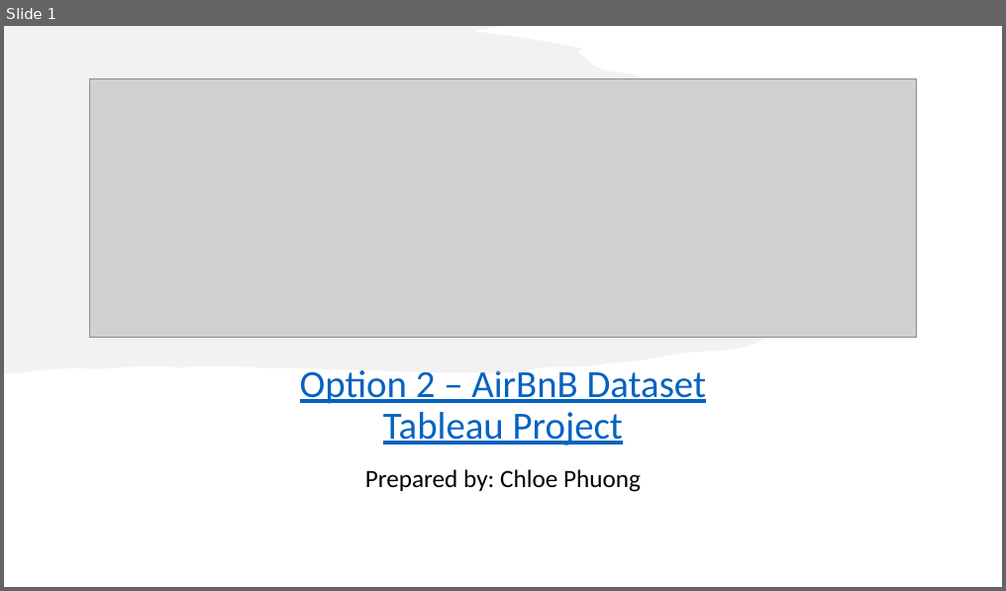
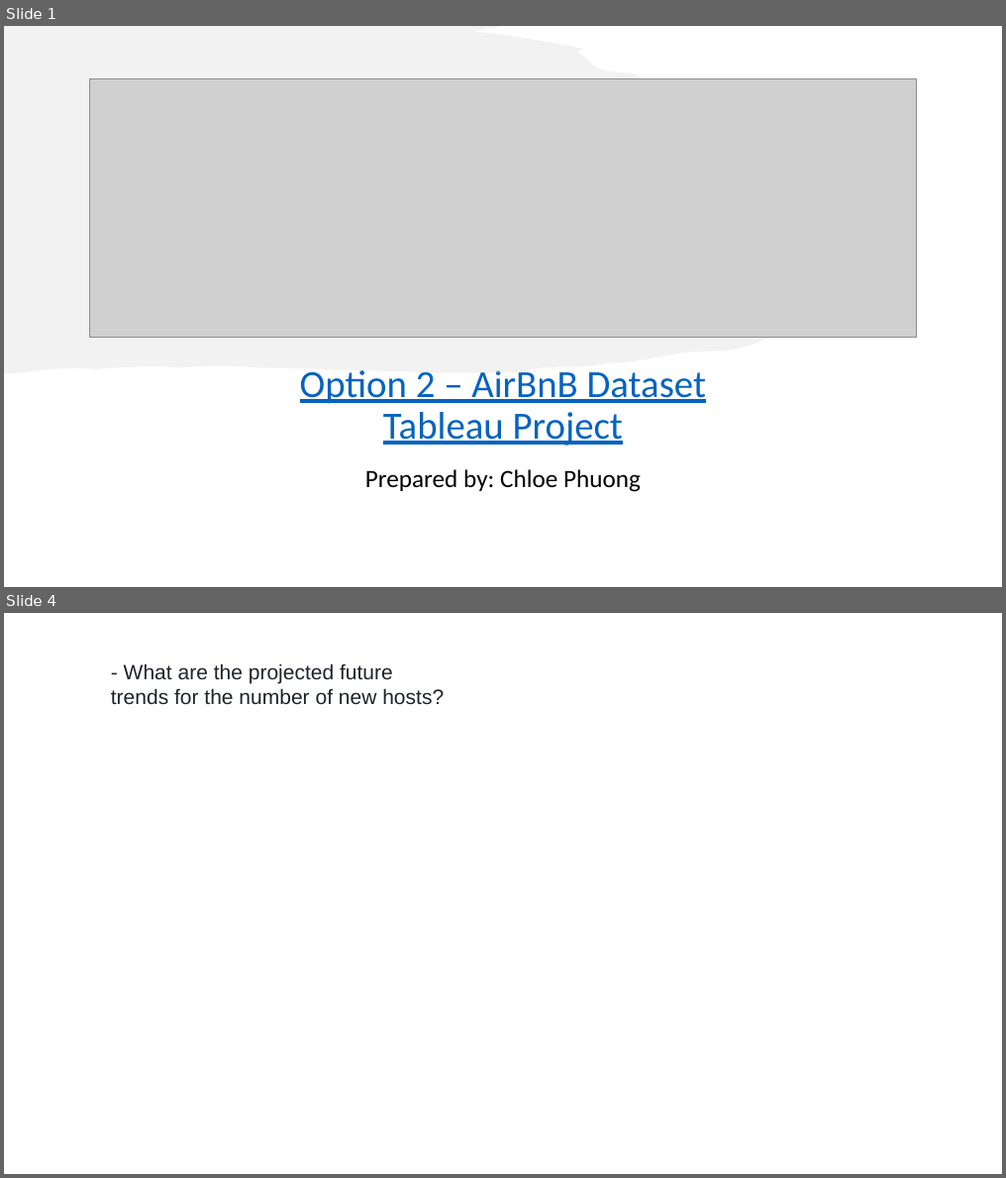
Before and after one commit to chloephuong/LHL-Final-Project-Tableau, a slide deck: Tableau Presentation File - Option 2 - AirBnB Dataset - Chloe Phuong.pptx. Shown one above the other, each under a label of ours: slide 1 before the commit, slides 1 and 4 after it; the slides between them are not shown. The pictures are 1006x591 and 1006x1178 pixels, drawn with LibreOffice and Linux fonts; fonts in the diff are those of the drawing; grey boxes stand for pictures; background and template pictures are left out. Boxes give left, top, right and bottom in pixels: in the first picture for what was removed or moved away, otherwise in the second. Text is boxed around its words. In the diff, an @@ line names an element or a change of style, - is before the commit and + after.

```diff
--- a/Tableau Presentation File - Option 2 - AirBnB Dataset - Chloe Phuong.pptx
+++ b/Tableau Presentation File - Option 2 - AirBnB Dataset - Chloe Phuong.pptx
@@ slide 4 added at [4,613,1002,1174], background picture (left out) @@
@@ text added at [111,663,444,705], 20 pt, text #1F2328 @@
+- What are the projected future trends for the number of new hosts?
```
Also in this commit, not shown: 6 other slides added, 5 slides removed.
